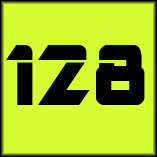
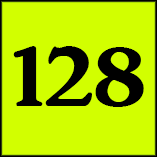
Layer changes from the first 157 × 157 image to the second:
painted on "128" over [6,45,145,107]
painted on "Layer 1" over [2,2,155,155]
